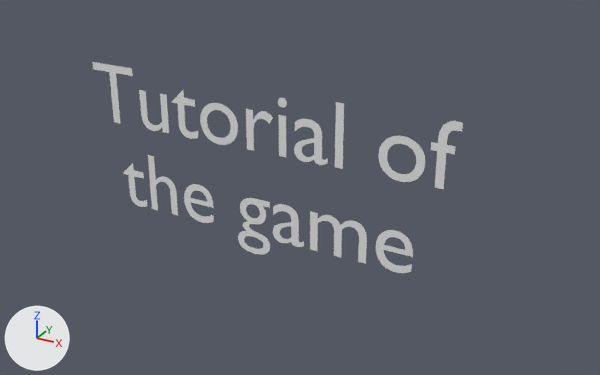
The OBJ model FinalProject/models/Tutorial/TutorialFirstText.obj: old version first, new version second.
The view is the same before and after, from a 50 mm lens placed at (504.35, 493.06, 203.16), pointed at (500.44, 500.17, 199.61). Arrows for +X, +Y and +Z are at lower left; the lights stay in place. Where no turn or scale is listed for an object, it has been applied to the vertices.

The first picture shows 'TutorialFirstText_Text.022'.
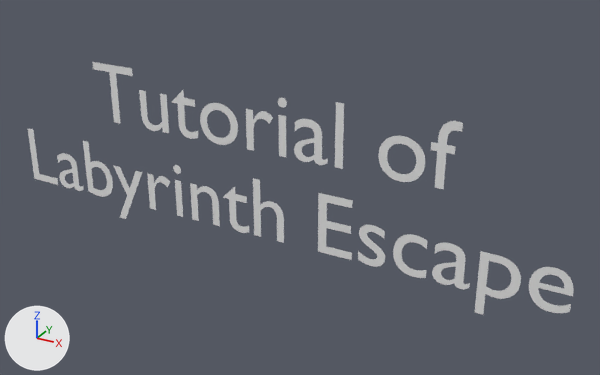
Scene script edits in JSON lines:
```json
{"block": "me_tutorialfirsttext_text_022", "where": "# used by ob_tutorialfirsttext_text_022; location = (0.0, 0.0, 0.0)"}
{"op": "remove", "block": "me_tutorialfirsttext_text_022", "code": "me_tutorialfirsttext_text_022.from_pydata(...)  # 1509 vertices, 1489 faces; spans x 497.85..502.21, y 500.0, z 198.77..200.69"}
{"op": "add", "block": "me_tutorialfirsttext_text_022", "code": "me_tutorialfirsttext_text_022.from_pydata(...)  # 1821 vertices, 1783 faces; spans x 496.67..503.37, y 500.0, z 198.77..200.69"}
{"block": "me_tutorialfirsttext_text_022", "change": "me_tutorialfirsttext_text_022 part 1: the loose piece of 99 vertices spanning x 501.41..501.81, y 500.0, z 198.99..199.46 is copied, and the copy is moved by (1.56, 0.0, 0.0); it spans x 502.97..503.37, y 500.0, z 198.99..199.46"}
{"block": "me_tutorialfirsttext_text_022", "change": "me_tutorialfirsttext_text_022 part 2: the loose piece of 174 vertices spanning x 500.2..500.58, y 500.0, z 198.99..199.46 is copied, and the copy is moved by (1.83, 0.0, 0.0); it spans x 502.02..502.41, y 500.0, z 198.99..199.46"}
{"block": "me_tutorialfirsttext_text_022", "change": "me_tutorialfirsttext_text_022 part 3: the loose piece of 4 vertices spanning x 500.29..500.37, y 500.0, z 200.0..200.45 is copied, and the copy is moved by (-1.37, 0.0, -1.0); it spans x 498.91..499.0, y 500.0, z 199.0..199.45"}
{"block": "me_tutorialfirsttext_text_022", "change": "me_tutorialfirsttext_text_022 part 4: the loose piece of 48 vertices spanning x 500.28..500.38, y 500.0, z 200.53..200.64 is copied, and the copy is moved by (-1.37, 0.0, -1.0); it spans x 498.9..499.01, y 500.0, z 199.53..199.64"}
{"block": "me_tutorialfirsttext_text_022", "change": "me_tutorialfirsttext_text_022 part 5: the loose piece of 174 vertices spanning x 500.2..500.58, y 500.0, z 198.99..199.46 is copied, and the copy is moved by (-3.08, 0.0, 0.0); it spans x 497.11..497.5, y 500.0, z 198.99..199.46"}
{"block": "me_tutorialfirsttext_text_022", "change": "me_tutorialfirsttext_text_022 part 6: the loose piece of 58 vertices spanning x 498.15..498.48, y 500.0, z 198.99..199.54 is rebuilt with 8 vertices and now spans x 498.01..498.45, y 500.0, z 198.77..199.45"}
{"block": "me_tutorialfirsttext_text_022", "change": "me_tutorialfirsttext_text_022 part 7: a new loose piece of 100 vertices spanning x 497.57..497.98, y 500.0, z 198.99..199.68, in mat_none (white #e7e7e7)"}
{"block": "me_tutorialfirsttext_text_022", "change": "me_tutorialfirsttext_text_022 part 8: a new loose piece of 78 vertices spanning x 502.48..502.89, y 500.0, z 198.77..199.45, in mat_none (white #e7e7e7)"}
{"block": "me_tutorialfirsttext_text_022", "change": "me_tutorialfirsttext_text_022 part 9: 25 vertices moved from x 498.69..501.81, y 500.0, z 198.99..199.46 to x 498.71..501.52, y 500.0, z 198.99..199.46; 750 vertices removed from x 498.55..501.81, y 500.0, z 198.77..199.68; 429 vertices added at x 498.52..501.96, y 500.0, z 198.99..199.68"}
{"block": "me_tutorialfirsttext_text_022", "change": "me_tutorialfirsttext_text_022 part 10: 6 vertices added at x 496.67..497.08, y 500.0, z 199.0..199.68"}
```

What differs and where, as boxes (x1, y1, x2, y2) in the pictures (600 x 375 px; the box of a moved part takes in the faces that stretch with it):
```json
{"object": "TutorialFirstText_Text.022", "change": "reshaped", "before": [92, 62, 463, 273], "after": [28, 62, 574, 315], "on screen": "47% wider, 20% taller"}
{"part": 1, "of": "me_tutorialfirsttext_text_022", "change": "added", "after": [529, 267, 574, 313]}
{"part": 2, "of": "me_tutorialfirsttext_text_022", "change": "added", "after": [432, 242, 470, 289]}
{"part": 3, "of": "me_tutorialfirsttext_text_022", "change": "added", "after": [175, 180, 183, 217]}
{"part": 4, "of": "me_tutorialfirsttext_text_022", "change": "added", "after": [173, 165, 181, 174]}
{"part": 5, "of": "me_tutorialfirsttext_text_022", "change": "added", "after": [57, 153, 84, 191]}
{"part": 6, "of": "me_tutorialfirsttext_text_022", "change": "rebuilt", "before": [123, 163, 148, 207], "after": [113, 165, 142, 219], "on screen": "15% wider, 22% taller"}
{"part": 7, "of": "me_tutorialfirsttext_text_022", "change": "added", "after": [83, 141, 113, 197]}
{"part": 8, "of": "me_tutorialfirsttext_text_022", "change": "added", "after": [474, 251, 521, 315]}
{"part": 9, "of": "me_tutorialfirsttext_text_022", "change": "moved or reshaped", "before": [148, 155, 413, 273], "after": [147, 173, 428, 278]}
{"part": 10, "of": "me_tutorialfirsttext_text_022", "change": "added", "after": [28, 129, 58, 185]}
```
